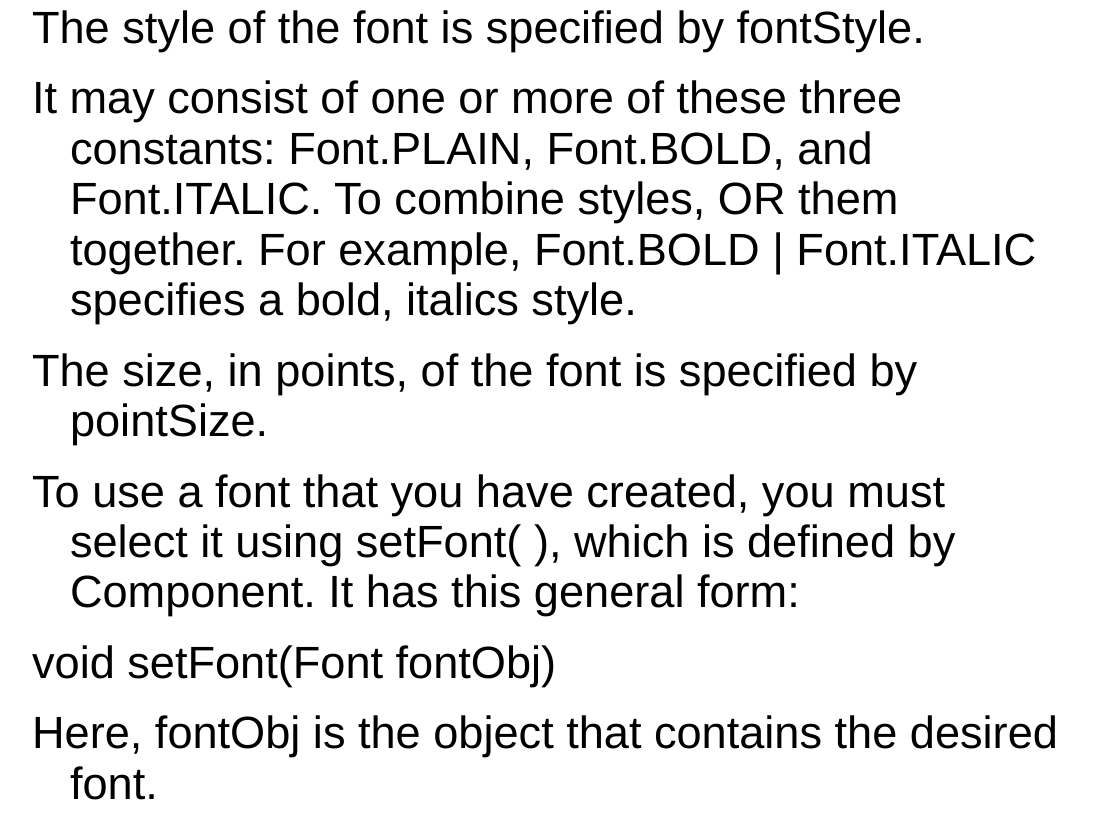
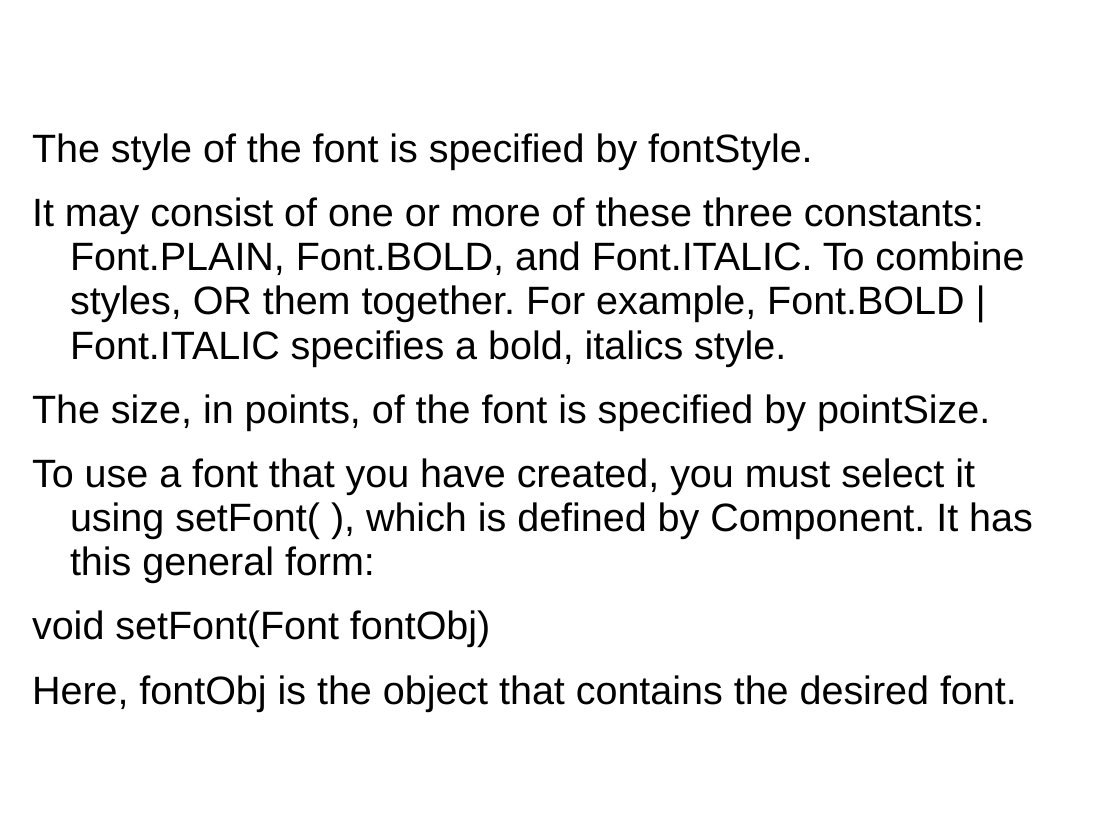
Before and after one commit to GeneralNitin/S4, a slide deck: slide 77 of S4/04. OODP/Notes & PPTs/Chaithanya Ma'ams/Module 6/01. AWT & Swing.ppt. Drawn at 1120x840 pixels with LibreOffice and Linux fonts; fonts in the diff are those of the drawing. Boxes give left, top, right and bottom in pixels: in the first picture for what was removed or moved away, otherwise in the second. Text is boxed around its words. In the diff, an @@ line names an element or a change of style, - is before the commit and + after.

```diff
--- a/S4/04. OODP/Notes & PPTs/Chaithanya Ma'ams/Module 6/01. AWT & Swing.ppt
+++ b/S4/04. OODP/Notes & PPTs/Chaithanya Ma'ams/Module 6/01. AWT & Swing.ppt
@@ text "The style of the font ...": place and size @@
-text "The style of the font ..." at box(32, 10, 1058, 800)
+text "The style of the font ..." at box(32, 133, 1033, 711)
@@ text "The style of the font ..." at box(32, 133, 1033, 711): size 32 to 28 pt @@
```
Also in this commit, not shown: 18 other slides changed.
